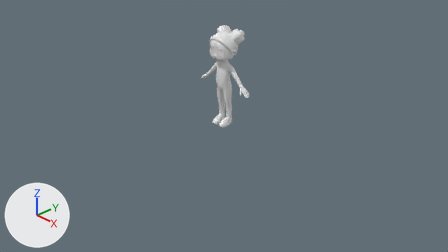
The Blender file Data/Shaina/Blender/Hair/Hair_01_Retopo.blend: old version first, new version second.
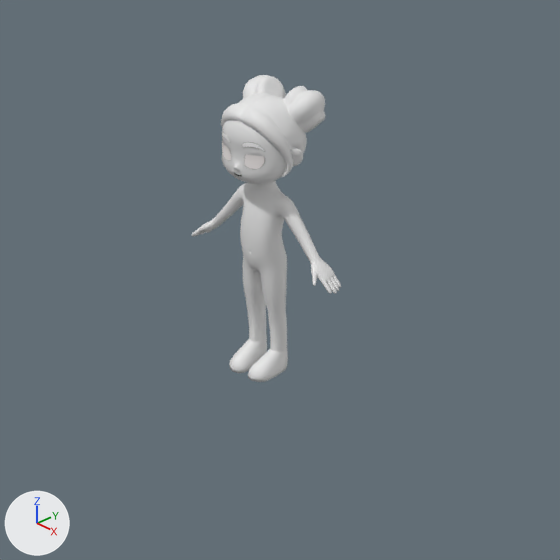
Old and new are each drawn from the file's camera 'Camera' and again close up on the part from 30% to 72% of the width and 0% to 74% of the height. Lighting does not change. The marker at lower left points along +X, +Y and +Z.

Objects in the first close-up: 'Ears', 'Face', 'Feet', 'Hair_01_LP', 'Head', 'Legs', 'Torso'.
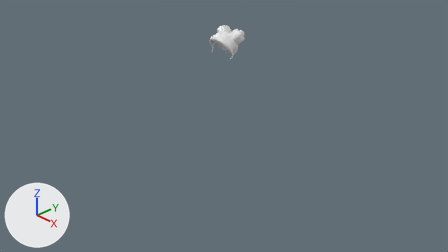
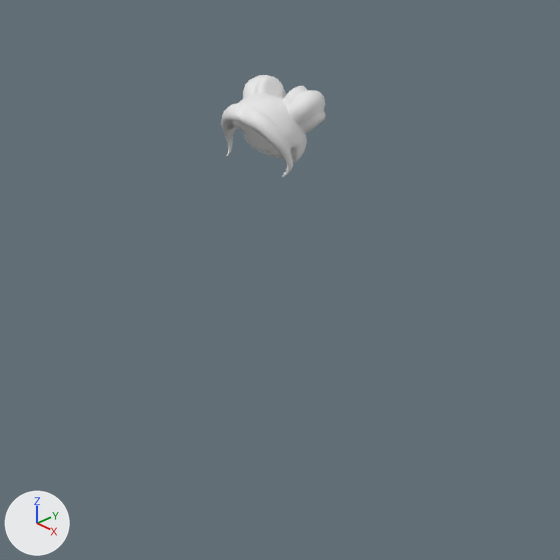
Commit message: hair adjustments

Location of each change, (x1, y1, x2, y2) in pixels of the close-ups (560 x 560 px):
'Torso', hidden: before (192, 183, 341, 294)
'Legs', hidden: before (241, 245, 287, 352)
'Head', hidden: before (222, 120, 295, 195)
'Feet', hidden: before (229, 338, 288, 382)
'Face', hidden: before (222, 132, 265, 176)
'Ears', hidden: before (291, 148, 303, 167)
part 1 of me_plane, built on: before (239, 101, 299, 149); after (233, 101, 301, 162)

The edits, one by one:
me_plane is used by ob_hair_01_lp; location (0.0, 0.0, 0.0).
me_plane had 1316 vertices, 1312 faces and spanned x -0.283..0.283, y -0.183..0.303, z 1.289..1.754.
me_plane now has 1364 vertices, 1360 faces and spans x -0.283..0.283, y -0.184..0.303, z 1.289..1.755.
Part 1, on me_plane:
50 faces are deleted.
1 vertex moves from x -0.185, y 0.113, z 1.347 to x -0.183, y 0.101, z 1.339.
48 vertices are added at x -0.238..0.235, y -0.083..0.156, z 1.293..1.677.
98 new faces join them.
Object 'Ears' (ob_ears) is now hidden.
Object 'Face' (ob_face) is now hidden.
Object 'Head' (ob_head) is now hidden.
Object 'Torso' (ob_torso) is now hidden.
Object 'Legs' (ob_legs) is now hidden.
Object 'Feet' (ob_feet) is now hidden.
